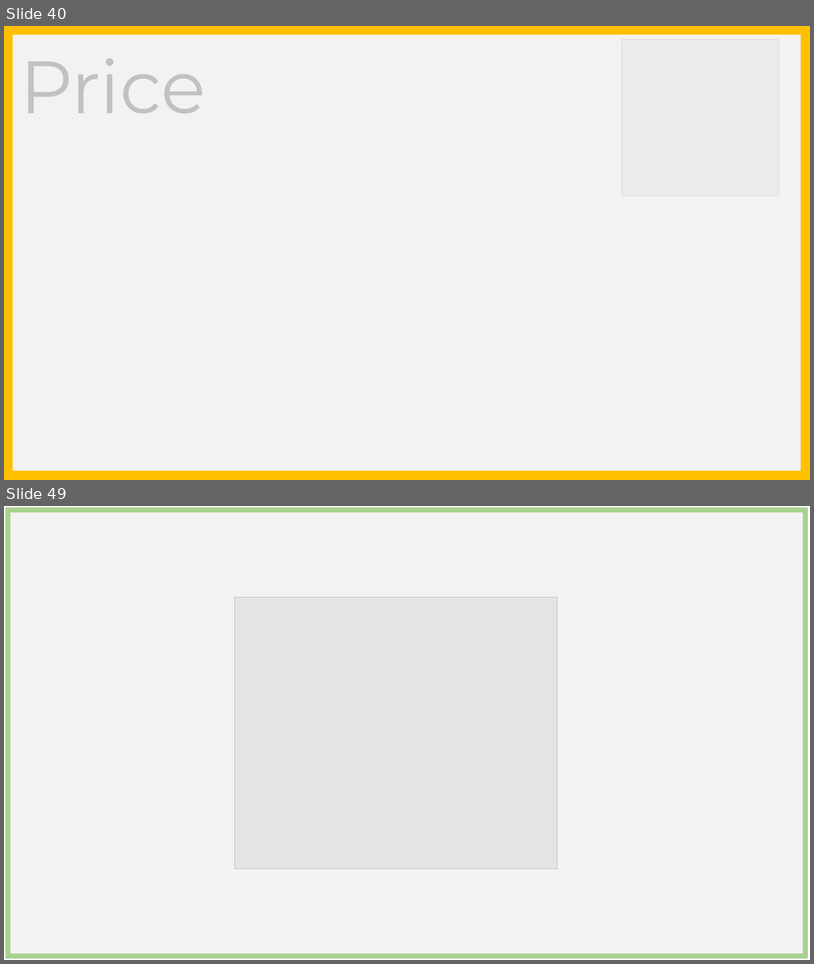
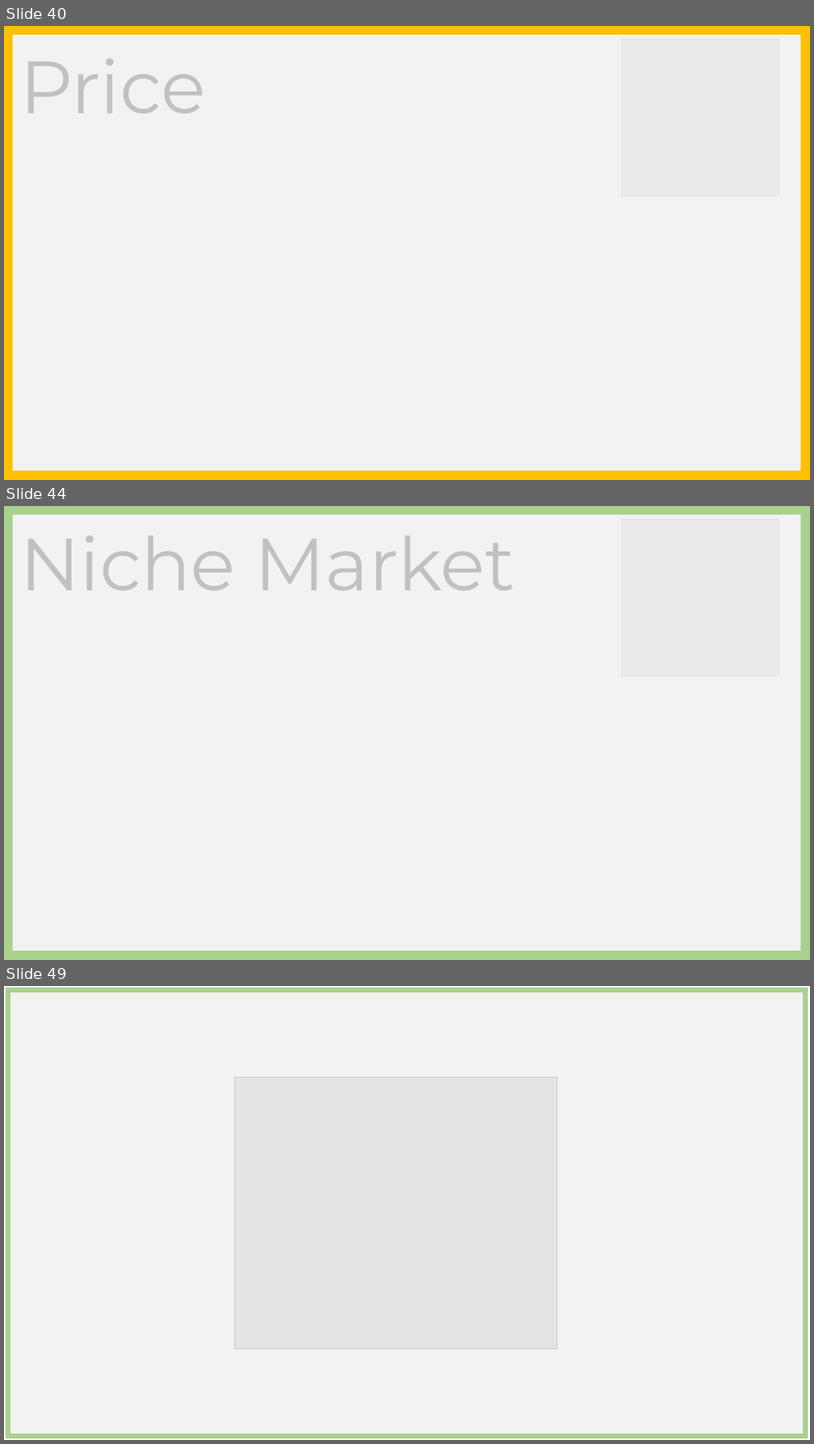
Before and after one commit to BPaaSModelling/Ontology4ModelingEnvironment, a slide deck: images/stickyNotes.pptx. Shown one above the other, each under a label of ours: slides 40 and 49 before the commit, slides 40, 44 and 49 after it; the slides between them are not shown. The pictures are 814x964 and 814x1444 pixels, drawn with LibreOffice and Linux fonts; fonts in the diff are those of the drawing; grey boxes stand for pictures. Boxes give left, top, right and bottom in pixels: in the first picture for what was removed or moved away, otherwise in the second. Text is boxed around its words. In the diff, an @@ line names an element or a change of style, - is before the commit and + after.

```diff
--- a/images/stickyNotes.pptx
+++ b/images/stickyNotes.pptx
@@ slide 44 added at (4, 506, 810, 960), background #FFFFFF @@
@@ rectangle added at (8, 510, 806, 955), fill #F2F2F2, outline #A9D18E 12 pt @@
@@ rectangle added at (24, 516, 788, 693), fill #F2F2F2 at 80% opacity @@
@@ picture added at (622, 519, 779, 675) @@
@@ text added at (20, 536, 516, 590), 88 pt, text #000000 @@
+Niche Market
```
Also in this commit, not shown: 1 slide changed, 24 other slides added.
